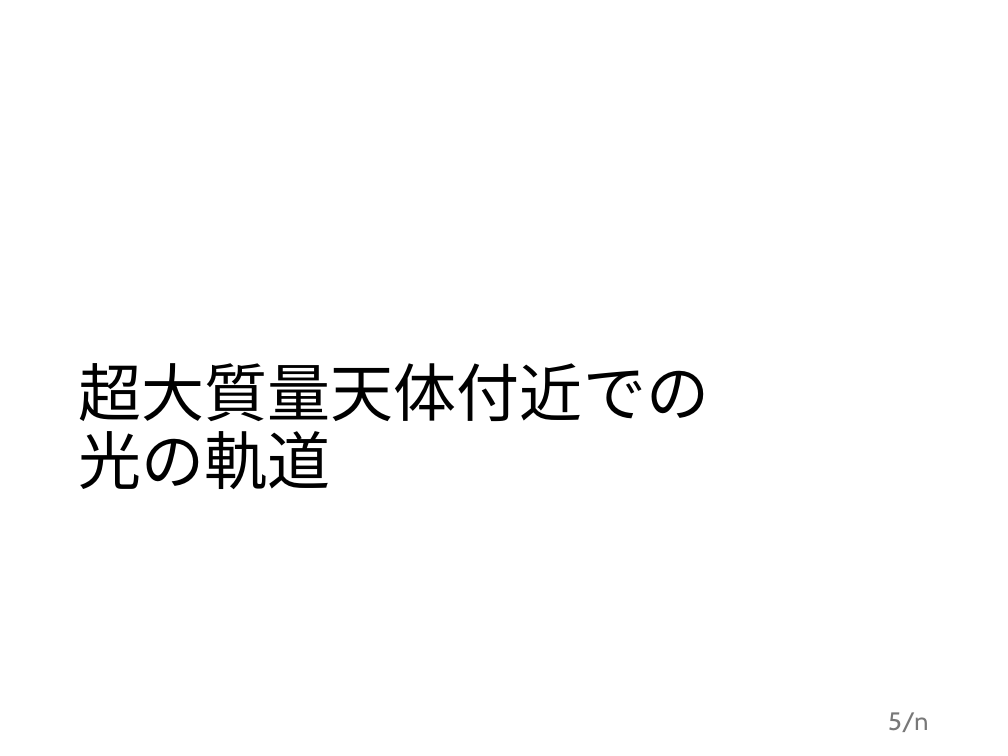
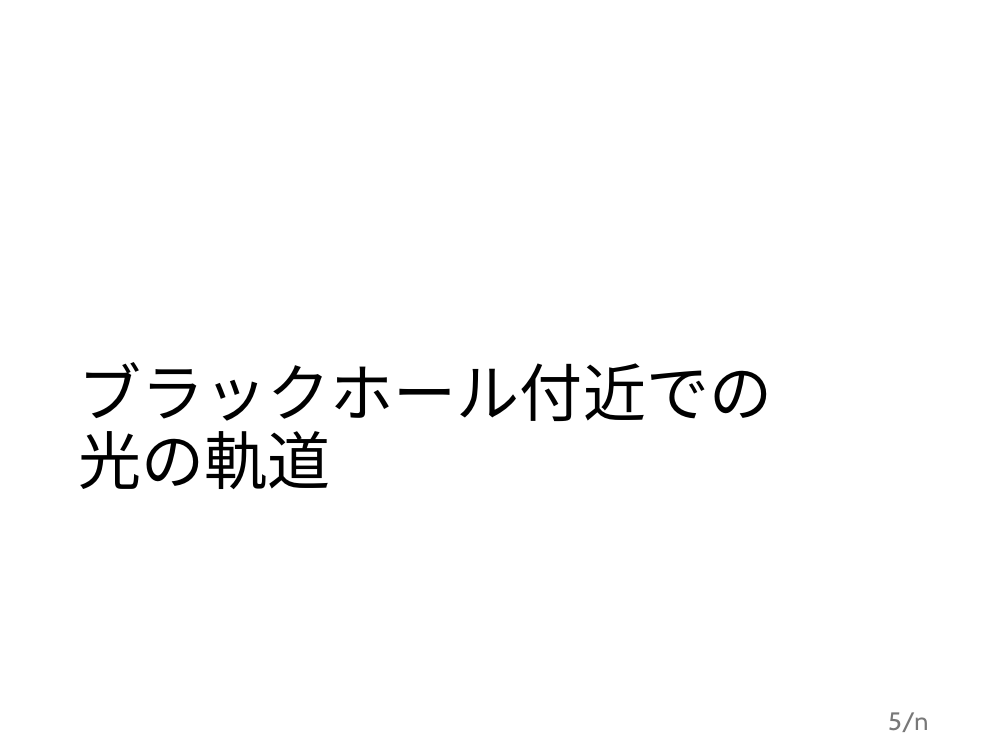
Before and after one commit to motoki-omamiuda/gakushuin, a slide deck: slide 5 of docs/大輪講.pptx. Drawn at 1008x756 pixels with LibreOffice and Linux fonts; fonts in the diff are those of the drawing. Boxes give left, top, right and bottom in pixels: in the first picture for what was removed or moved away, otherwise in the second. Text is boxed around its words. In the diff, an @@ line names an element or a change of style, - is before the commit and + after.

```diff
--- a/docs/大輪講.pptx
+++ b/docs/大輪講.pptx
@@ title at bbox=[79, 362, 772, 489]: text changed @@
-超大質量天体付近での
-光の軌道
+ブラックホール付近での
+光の軌道
```
Also in this commit, not shown: 3 other slides changed, 2 slides added, 1 slide removed, 5 other files.
